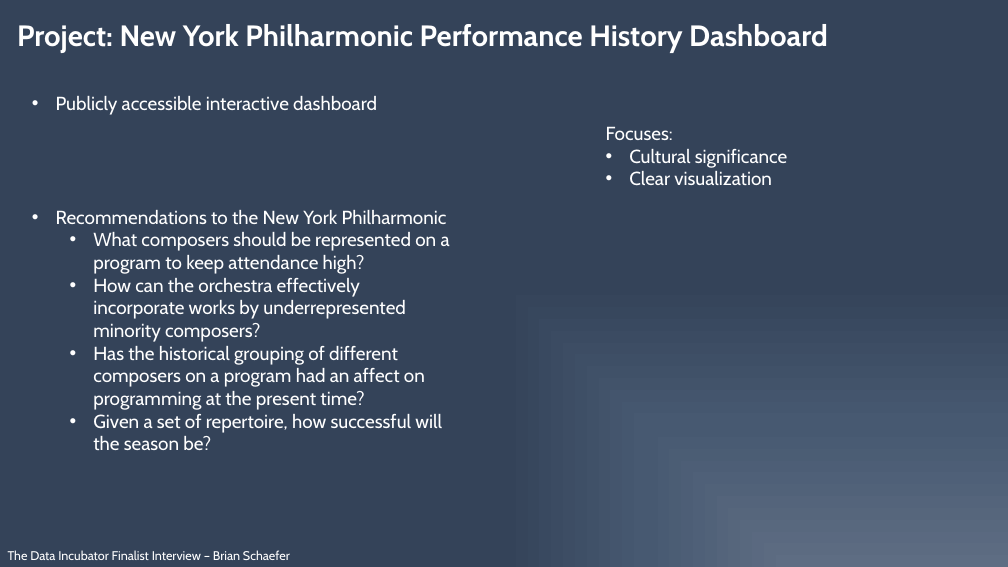
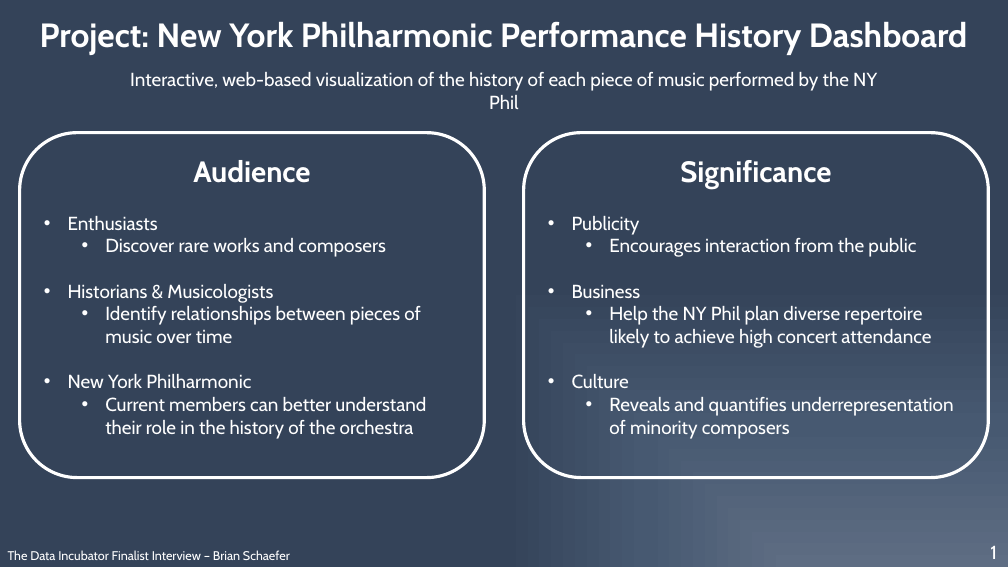
Before and after one commit to physinet/NY-Phil-EDA, a slide deck: slide 1 of interview_pitch.pptx. Drawn at 1008x567 pixels with LibreOffice and Linux fonts; fonts in the diff are those of the drawing. Boxes give left, top, right and bottom in pixels: in the first picture for what was removed or moved away, otherwise in the second. Text is boxed around its words. In the diff, an @@ line names an element or a change of style, - is before the commit and + after.

```diff
--- a/interview_pitch.pptx
+++ b/interview_pitch.pptx
@@ title "Project: New York Philharmonic Performance ..." at [40, 22, 968, 55]: size 28 to 32 pt; alignment left to centre @@
@@ text added at [130, 72, 877, 91], 18 pt, text #FFFFFF @@
+Interactive, web-based visualization of the history of each piece of music performed by the NY Phil
@@ text removed at [56, 96, 450, 450] @@
-• Publicly accessible interactive dashboard
-• Recommendations to the New York Philharmonic
-  • What composers should be represented on a program to keep attendance high?
-  • How can the orchestra effectively incorporate works by underrepresented minority composers?
-  • Has the historical grouping of different composers on a program had an affect on programming at the present time?
-  • Given a set of repertoire, how successful will the season be?
@@ rounded rectangle added at [20, 132, 485, 477], outline #FFFFFF 3 pt, 18 pt, text #FFFFFF @@
+Audience
+• Enthusiasts
+  • Discover rare works and composers
+• Historians & Musicologists
+  • Identify relationships between pieces of music over time
+• New York Philharmonic
+  • Current members can better understand their role in the history of the orchestra
@@ rounded rectangle added at [524, 132, 989, 477], outline #FFFFFF 3 pt, 18 pt, text #FFFFFF @@
+Significance
+• Publicity
+  • Encourages interaction from the public
+• Business
+  • Help the NY Phil plan diverse repertoire likely to achieve high concert attendance
+• Culture
+  • Reveals and quantifies underrepresentation of minority composers
@@ text removed at [606, 126, 787, 186] @@
-Focuses:
-• Cultural significance
-• Clear visualization
@@ text added at [990, 546, 997, 559], 18 pt, text #FFFFFF @@
+1
```
Also in this commit, not shown: 3 other slides changed.
